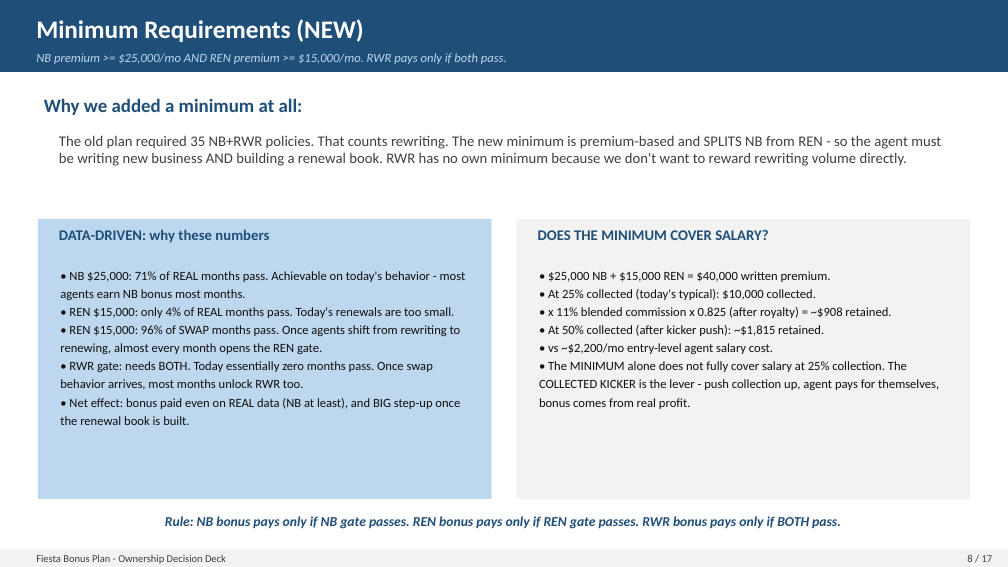
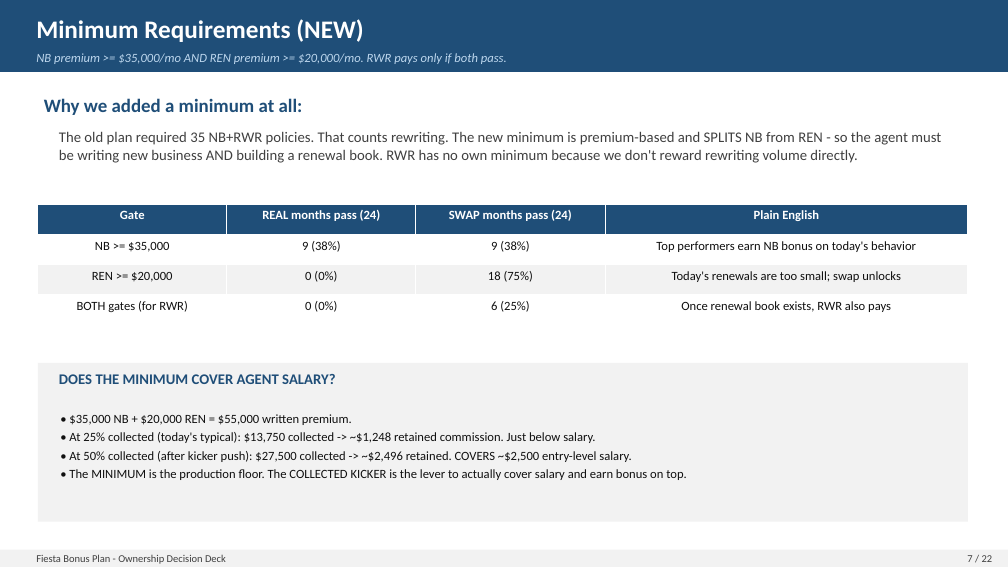
Before and after one commit to FAUS-tech/fiesta-bonus, a slide deck: slide 7 of output/Bonus_Proposal_Presentation.pptx (slide 8 before the commit). Drawn at 1008x567 pixels with LibreOffice and Linux fonts; fonts in the diff are those of the drawing. Boxes give left, top, right and bottom in pixels: in the first picture for what was removed or moved away, otherwise in the second. Text is boxed around its words. In the diff, an @@ line names an element or a change of style, - is before the commit and + after.

```diff
--- a/output/Bonus_Proposal_Presentation.pptx
+++ b/output/Bonus_Proposal_Presentation.pptx
@@ text at [36,53,507,64]: text changed @@
-NB premium >= $25,000/mo AND REN premium >= $15,000/mo. RWR pays only if both pass.
+NB premium >= $35,000/mo AND REN premium >= $20,000/mo. RWR pays only if both pass.
@@ text at [59,131,941,163]: text changed @@
-The old plan required 35 NB+RWR policies. That counts rewriting. The new minimum is premium-based and SPLITS NB from REN - so the agent must be writing new business AND building a renewal book. RWR has no own minimum because we don't want to reward rewriting volume directly.
+The old plan required 35 NB+RWR policies. That counts rewriting. The new minimum is premium-based and SPLITS NB from REN - so the agent must be writing new business AND building a renewal book. RWR has no own minimum because we don't reward rewriting volume directly.
@@ table added at [38,204,968,325], 4 rows, 4 columns @@
+Gate | REAL months pass (24) | SWAP months pass (24) | Plain English
+NB >= $35,000 | 9 (38%) | 9 (38%) | Top performers earn NB bonus on today's behavior
+REN >= $20,000 | 0 (0%) | 18 (75%) | Today's renewals are too small; swap unlocks
+BOTH gates (for RWR) | 0 (0%) | 6 (25%) | Once renewal book exists, RWR also pays
@@ rectangle removed at [38,219,492,499] @@
@@ text removed at [59,229,269,243] @@
-DATA-DRIVEN: why these numbers
@@ rectangle removed at [516,219,970,499] @@
@@ text removed at [60,271,466,425] @@
-• NB $25,000: 71% of REAL months pass. Achievable on today's behavior - most agents earn NB bonus most months.
-• REN $15,000: only 4% of REAL months pass. Today's renewals are too small.
-• REN $15,000: 96% of SWAP months pass. Once agents shift from rewriting to renewing, almost every month opens the REN gate.
-• RWR gate: needs BOTH. Today essentially zero months pass. Once swap behavior arrives, most months unlock RWR too.
-• Net effect: bonus paid even on REAL data (NB at least), and BIG step-up once the renewal book is built.
@@ rectangle added at [38,363,968,522], fill #F2F2F2 @@
@@ text at [59,374,336,384]: text changed @@
-DOES THE MINIMUM COVER SALARY?
+DOES THE MINIMUM COVER AGENT SALARY?
@@ text at [69,414,687,480]: text changed @@
-• $25,000 NB + $15,000 REN = $40,000 written premium.
-• At 25% collected (today's typical): $10,000 collected.
-• x 11% blended commission x 0.825 (after royalty) = ~$908 retained.
-• At 50% collected (after kicker push): ~$1,815 retained.
-• vs ~$2,200/mo entry-level agent salary cost.
-• The MINIMUM alone does not fully cover salary at 25% collection. The COLLECTED KICKER is the lever - push collection up, agent pays for themselves, bonus comes from real profit.
+• $35,000 NB + $20,000 REN = $55,000 written premium.
+• At 25% collected (today's typical): $13,750 collected -> ~$1,248 retained commission. Just below salary.
+• At 50% collected (after kicker push): $27,500 collected -> ~$2,496 retained. COVERS ~$2,500 entry-level salary.
+• The MINIMUM is the production floor. The COLLECTED KICKER is the lever to actually cover salary and earn bonus on top.
@@ text removed at [165,516,841,529] @@
-Rule: NB bonus pays only if NB gate passes. REN bonus pays only if REN gate passes. RWR bonus pays only if BOTH pass.
@@ text at [967,555,993,562]: text changed @@
-8 / 17
+7 / 22
```
Also in this commit, not shown: 14 other slides changed, 7 slides added, 2 slides removed, 3 other files.
